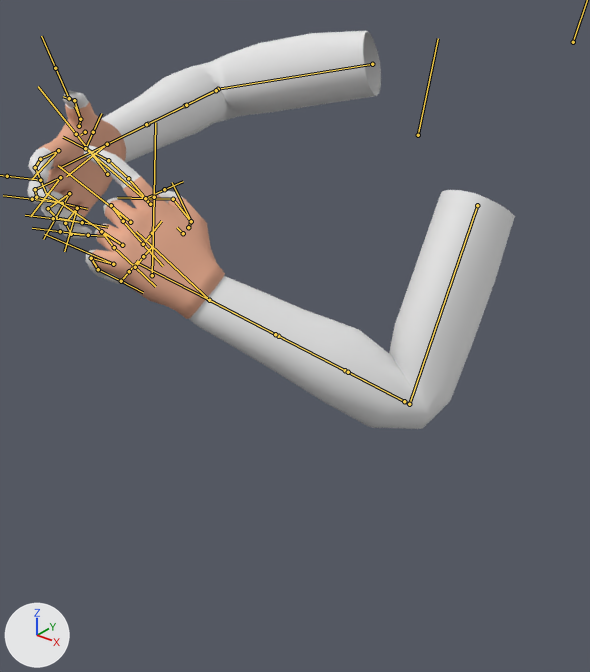
The FBX model Assets/Objects/character.fbx: old version first, new version second.
Before and after are seen from a 50 mm camera at (4.14, -6.9, 0.76) aimed at (0.69, -2.58, -1.92). Lighting does not change. The marker at lower left points along +X, +Y and +Z. Both versions are drawn at frame 15 of the action 'Arm_Armature|CubeAction'; the numbers are the values there. The bones that bend it are drawn over the model as lines.

Names of what the first picture shows: 'Arm_Mesh'.
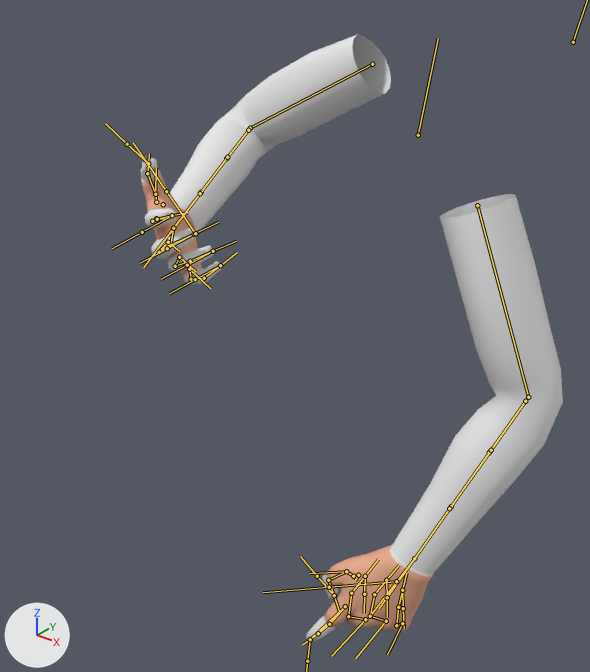
Location of each change, [x1, y1, x2, y2] in pixels of the pictures (590 x 672 px):
'Arm_Mesh', posed (13% narrower, 52% taller)
    before: [27, 31, 515, 429]
    after: [141, 34, 563, 641]
bone 'InnerArm_R', root to tip
    before: (372, 64) to (218, 89)
    after: (372, 64) to (250, 128)
bone 'Arm_R', root to tip
    before: (218, 89) to (173, 111)
    after: (250, 128) to (218, 169)
bone 'ArmTwistMid_R', root to tip
    before: (185, 105) to (148, 124)
    after: (226, 158) to (201, 192)
bone 'Hand_R', root to tip
    before: (107, 144) to (66, 176)
    after: (173, 228) to (171, 242)
bone 'InnerArm_L', root to tip
    before: (477, 205) to (409, 404)
    after: (477, 205) to (528, 397)
bone 'Arm_L', root to tip
    before: (409, 404) to (324, 359)
    after: (528, 397) to (477, 470)
bone 'ArmTwistIn_L', root to tip
    before: (404, 401) to (345, 370)
    after: (525, 401) to (489, 452)
bone 'ArmTwistMid_L', root to tip
    before: (345, 370) to (278, 336)
    after: (489, 452) to (451, 506)
bone 'Hand_L', root to tip
    before: (209, 300) to (136, 231)
    after: (414, 558) to (371, 614)

Patch to the scene script:
```diff
--- a/Assets/Objects/character.fbx.py
+++ b/Assets/Objects/character.fbx.py
@@ bone_innerarm_r @@
 bone_innerarm_r = bpy.data.objects['Arm_Armature'].pose.bones['InnerArm_R']  # child of 'Master'
-bone_innerarm_r.rotation_quaternion = (0.939, -0.225, -0.13, 0.226)  # degrees (-29, -8, 29)
+bone_innerarm_r.rotation_quaternion = (0.882, -0.207, -0.123, 0.406)  # degrees (-28, -3, 50)
@@ bone_arm_r @@
 bone_arm_r = bpy.data.objects['Arm_Armature'].pose.bones['Arm_R']  # child of 'InnerArm_R'
-bone_arm_r.rotation_quaternion = (0.78, -0.347, 0.032, -0.519)  # degrees (-37, -18, -61)
+bone_arm_r.rotation_quaternion = (0.728, -0.341, -0.014, -0.594)  # degrees (-32, -25, -71)
@@ bone_armtwistmid_r @@
 bone_armtwistmid_r = bpy.data.objects['Arm_Armature'].pose.bones['ArmTwistMid_R']  # child of 'ArmTwistIn_R'
-bone_armtwistmid_r.rotation_quaternion = (0.997, 0.0, 0.075, 0.0)  # degrees (0, 9, 0)
+bone_armtwistmid_r.rotation_quaternion = (0.993, 0.0, 0.12, 0.0)  # degrees (0, 14, 0)
@@ bone_hand_r @@
 bone_hand_r = bpy.data.objects['Arm_Armature'].pose.bones['Hand_R']  # child of 'Arm_R'
-bone_hand_r.rotation_quaternion = (0.98, -0.107, 0.166, 0.016)  # degrees (-12, 19, 0)
+bone_hand_r.rotation_quaternion = (0.909, -0.297, 0.217, 0.196)  # degrees (-32, 31, 15)
@@ bone_innerarm_l @@
 bone_innerarm_l = bpy.data.objects['Arm_Armature'].pose.bones['InnerArm_L']  # child of 'Master'
-bone_innerarm_l.rotation_quaternion = (0.839, 0.25, 0.227, 0.428)  # degrees (38, 10, 57)
+bone_innerarm_l.rotation_quaternion = (0.622, 0.324, 0.168, 0.693)  # degrees (41, -14, 91)
@@ bone_arm_l @@
 bone_arm_l = bpy.data.objects['Arm_Armature'].pose.bones['Arm_L']  # child of 'InnerArm_L'
-bone_arm_l.rotation_quaternion = (0.651, -0.739, 0.151, 0.087)  # degrees (-98, 19, -7)
+bone_arm_l.rotation_quaternion = (0.859, -0.4, 0.313, 0.069)  # degrees (-53, 36, -9)
@@ bone_armtwistin_l @@
 bone_armtwistin_l = bpy.data.objects['Arm_Armature'].pose.bones['ArmTwistIn_L']  # child of 'ConnectArm_L'
-bone_armtwistin_l.rotation_quaternion = (0.999, 0.0, 0.033, 0.0)  # degrees (0, 4, 0)
+bone_armtwistin_l.rotation_quaternion = (0.999, 0.0, -0.036, 0.0)  # degrees (0, -4, 0)
@@ bone_armtwistmid_l @@
 bone_armtwistmid_l = bpy.data.objects['Arm_Armature'].pose.bones['ArmTwistMid_L']  # child of 'ArmTwistIn_L'
-bone_armtwistmid_l.rotation_quaternion = (0.999, 0.0, 0.05, 0.0)  # degrees (0, 6, 0)
+bone_armtwistmid_l.rotation_quaternion = (0.999, 0.0, -0.054, 0.0)  # degrees (0, -6, 0)
@@ bone_hand_l @@
 bone_hand_l = bpy.data.objects['Arm_Armature'].pose.bones['Hand_L']  # child of 'Arm_L'
-bone_hand_l.rotation_quaternion = (0.985, -0.066, 0.103, 0.117)  # degrees (-6, 13, 13)
+bone_hand_l.rotation_quaternion = (0.99, 0.069, -0.121, -0.011)  # degrees (8, -14, -2)
```
